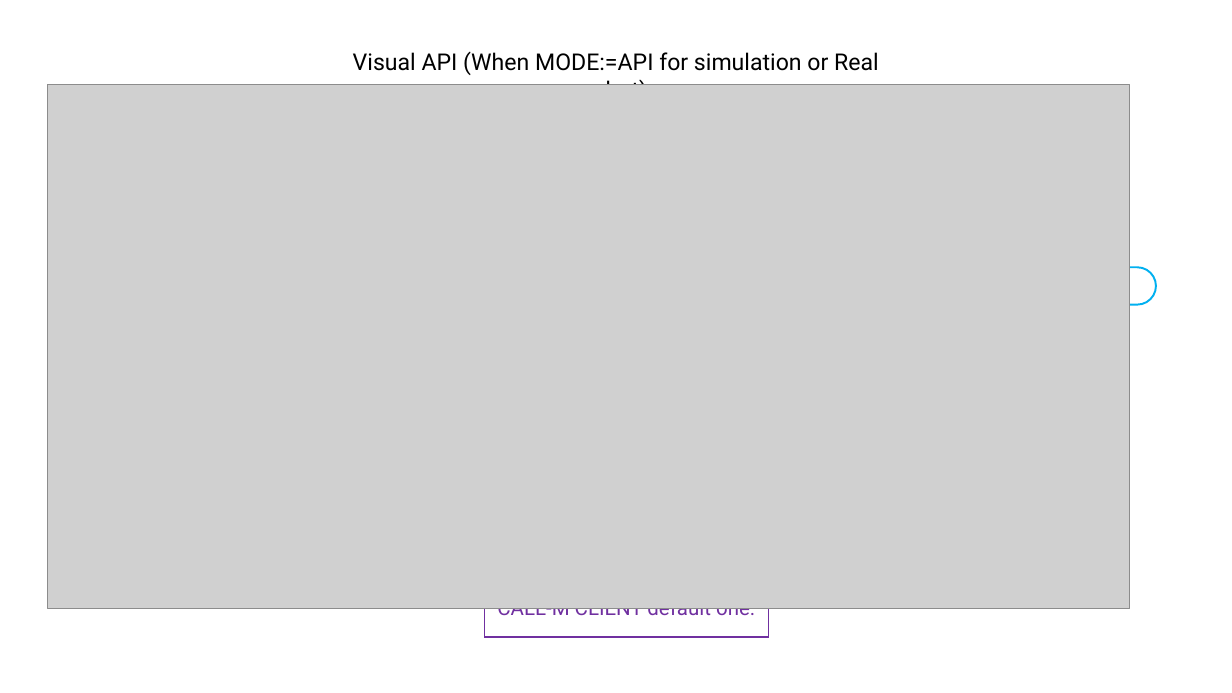
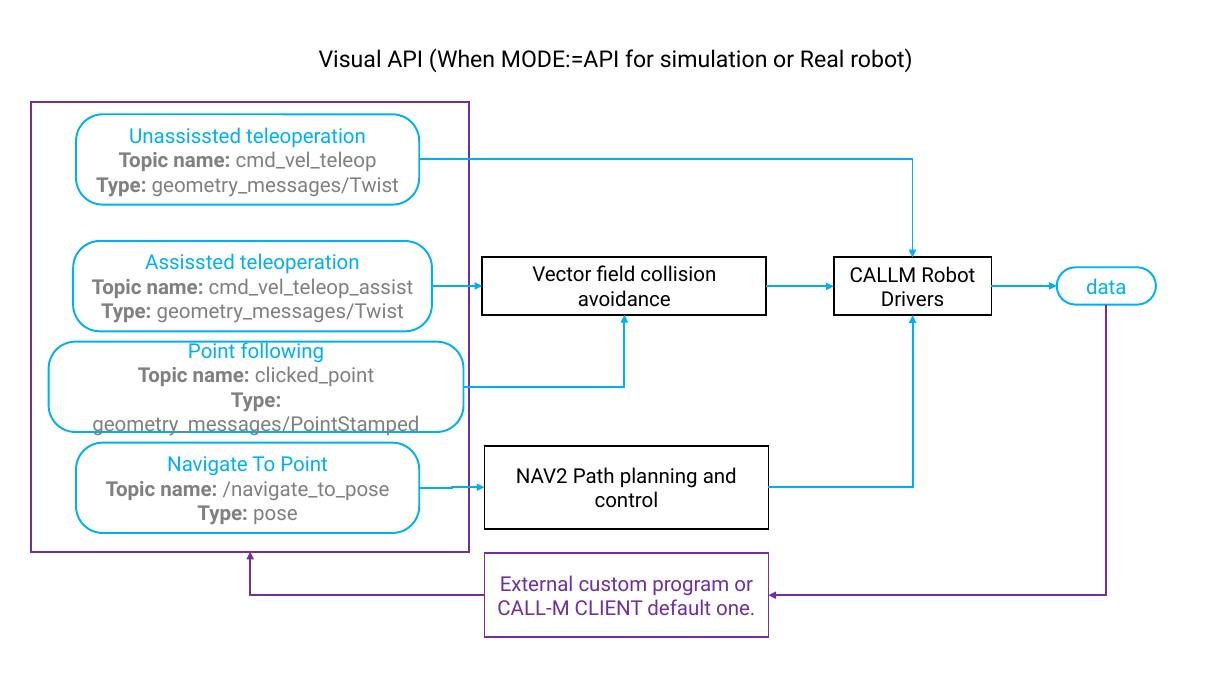
Before and after one commit to isri-aist/CALL-M_core, a slide deck: slide 4 of resources/medias/edit_visuals.pptx. Drawn at 1232x693 pixels with LibreOffice and Linux fonts; fonts in the diff are those of the drawing; grey boxes stand for pictures; background and template pictures are left out. Boxes give left, top, right and bottom in pixels: in the first picture for what was removed or moved away, otherwise in the second. Text is boxed around its words. In the diff, an @@ line names an element or a change of style, - is before the commit and + after.

```diff
--- a/resources/medias/edit_visuals.pptx
+++ b/resources/medias/edit_visuals.pptx
@@ text "Visual API (When MODE:=API for ..." rewrapped from (353, 51, 879, 85) to (319, 48, 912, 72) @@
@@ picture removed at (47, 84, 1129, 608) @@
@@ text in rounded rectangle at (1086, 278, 1126, 295): text added @@
+data
@@ group added at (30, 103, 1106, 595): 9 elbow arrows, 7 rounded rectangles, 1 rectangle @@
+Vector field collision avoidance
+NAV2 Path planning and control
+Assissted teleoperation
+Topic name: cmd_vel_teleop_assist
+Type: geometry_messages/Twist
+CALLM Robot Drivers
+Unassissted teleoperation
+Topic name: cmd_vel_teleop
+Type: geometry_messages/Twist
+Navigate To Point
+Topic name: /navigate_to_pose
+Type: pose
+Point following
+Topic name: clicked_point
+Type: geometry_messages/PointStamped
```
Also in this commit, not shown: 1 other file.
